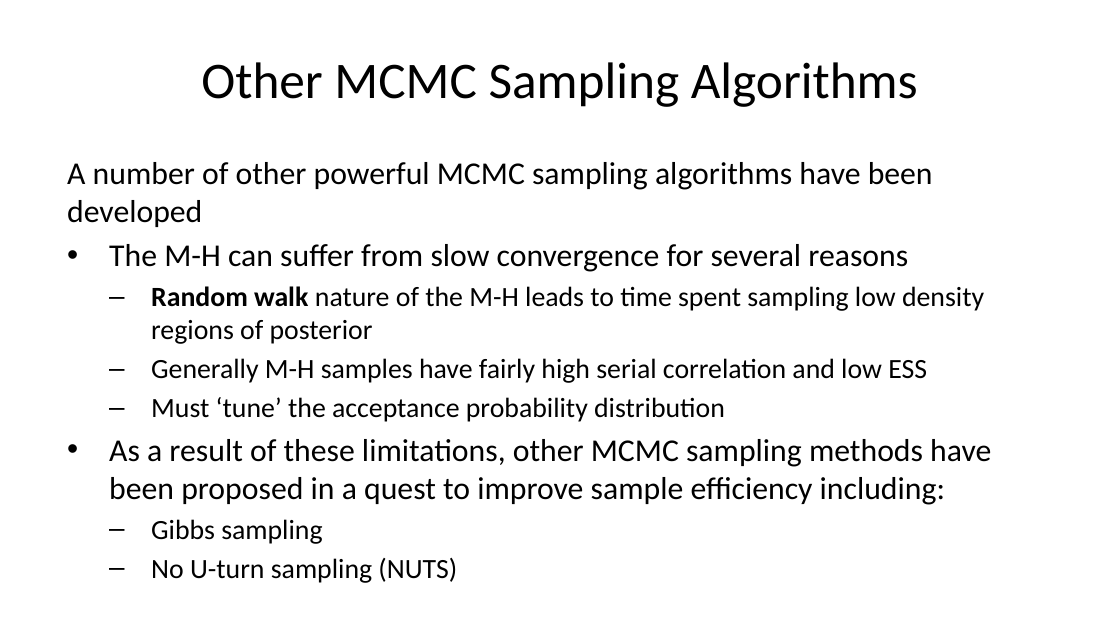
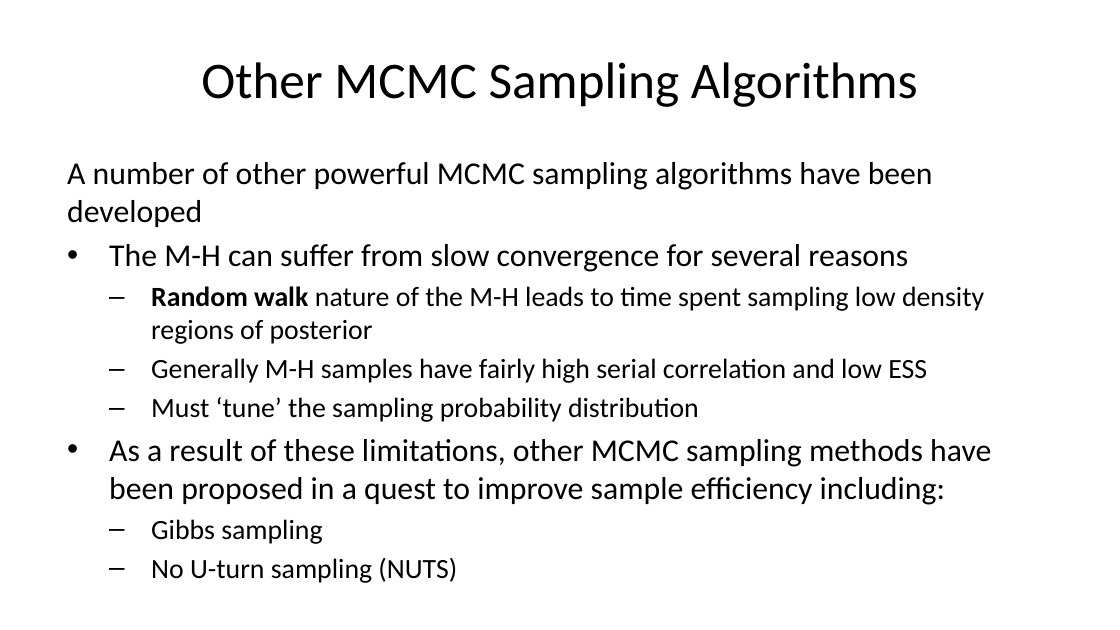
Before and after one commit to StephenElston/CSCI-E-83, a slide deck: slide 33 of LectureSlides/13_BayesModels_MCMC.pptx. Drawn at 1120x630 pixels with LibreOffice and Linux fonts; fonts in the diff are those of the drawing. Boxes give left, top, right and bottom in pixels: in the first picture for what was removed or moved away, otherwise in the second. Text is boxed around its words. In the diff, an @@ line names an element or a change of style, - is before the commit and + after.

```diff
--- a/LectureSlides/13_BayesModels_MCMC.pptx
+++ b/LectureSlides/13_BayesModels_MCMC.pptx
@@ text at (151,397,699,422): text changed @@
-  – Must ‘tune’ the acceptance probability distribution
+  – Must ‘tune’ the sampling probability distribution
```
Also in this commit, not shown: 1 other slide changed.
